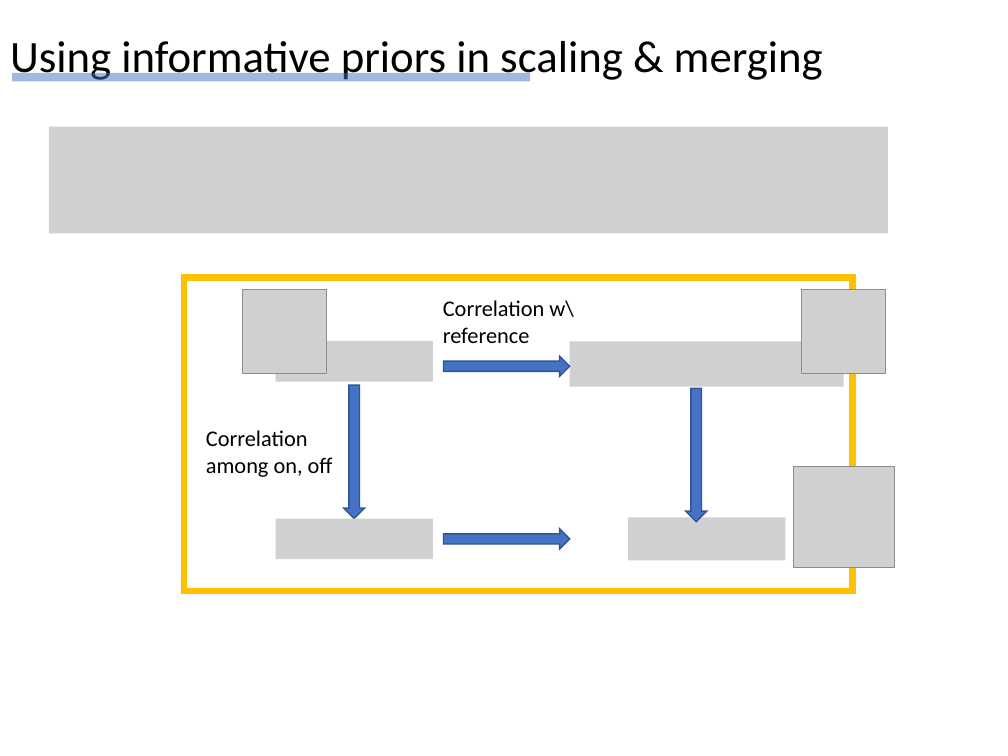
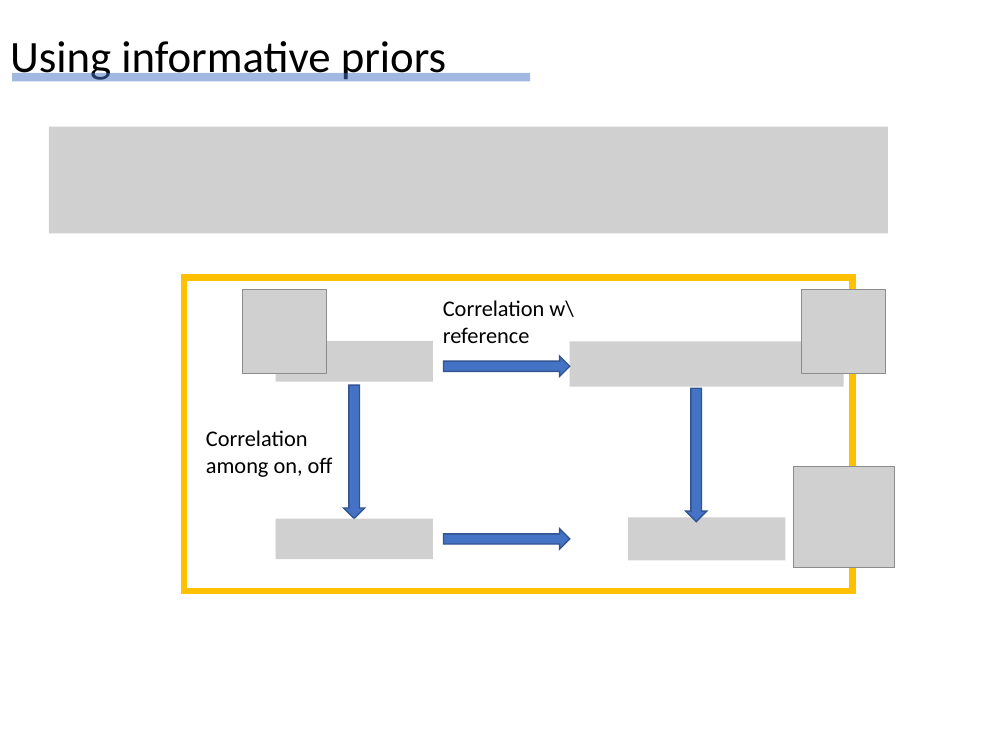
Before and after one commit to Hekstra-Lab/dw, a slide deck: slide 57 of Summary_of_findings_DH_20210218.pptx (slide 34 before the commit). Drawn at 1008x756 pixels with LibreOffice and Linux fonts; fonts in the diff are those of the drawing; grey boxes stand for pictures. Boxes give left, top, right and bottom in pixels: in the first picture for what was removed or moved away, otherwise in the second. Text is boxed around its words. In the diff, an @@ line names an element or a change of style, - is before the commit and + after.

```diff
--- a/Summary_of_findings_DH_20210218.pptx
+++ b/Summary_of_findings_DH_20210218.pptx
@@ title at <box>10,41,446,81</box>: text changed @@
-Using informative priors in scaling & merging
+Using informative priors
```
Also in this commit, not shown: 17 other slides changed, 49 slides added, 7 slides removed, 15 other files.
